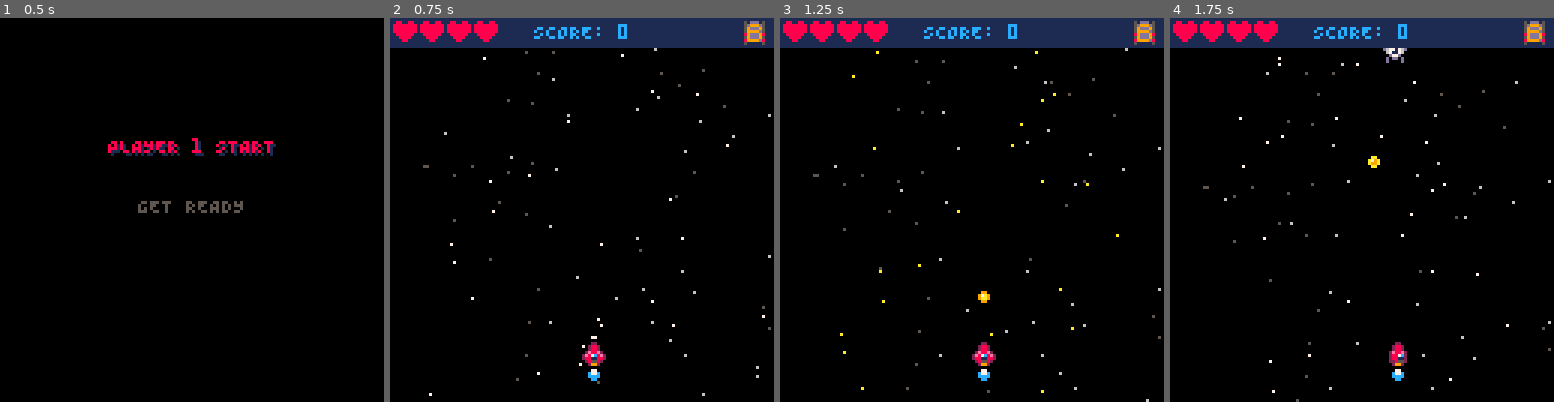
Above: before the commit, frames 1-4 (left to right).
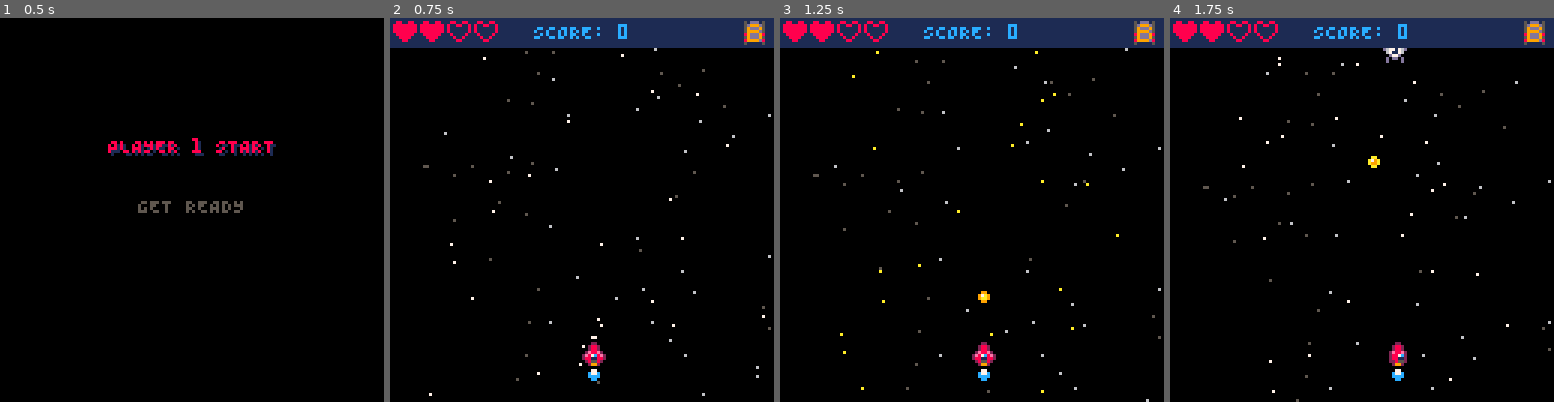
Above: after the commit, the same moments.

Repository: ProfSFrink/pico-8_shump_tutorial
Game: PICO-8 cartridge shump.p8
Two runs of this game, one before a commit and one after it. Both use one fixed random seed, a clock stepped at 60 frames per second and the inputs below.
Inputs:
- Up to frame 1 (0.5 s): tap X (X key) at 0.33 s
- Up to frame 2 (0.75 s): tap O (Z key) at 0.7 s
- Up to frame 3 (1.25 s): tap X (X key) at 1.07 s
- Up to frame 4 (1.75 s): hold Right from 1.6 s (still down); tap O (Z key) at 1.7 s

Frame 1 is identical in both runs. In frame 2, 0.3% of the frame differs, in the area x 15-28%, y 1-6%; in frame 3, 0.3%; in frame 4, 0.3%.

Commit message:
- (refactor) move ship to own class.

Diff:
--- /dev/null
+++ b/components/ship.lua
@@ -0,0 +1,120 @@
+-- Ship component logic.
+
+-- TODO: Animate the flame when the ship is moving up and down.
+
+-- Create a new ship with default properties.
+-- @return: A new ship object.
+function newShip()
+    -- Local reference to global scope.
+    local g = _g
+
+    return {
+		-- Starting position.
+		x = 64,
+		y = 108,
+		-- Speed the ship can move on each axis.
+		spdX = 2,
+		spdY = 2,
+        -- Ships current speed on each axis.
+        currSpdX = 0,
+		currSpdY = 0,
+        -- Starting ship sprite.
+        strtSpr = 3,
+		-- Current ship sprite.
+		currSpr = 3,
+		-- Ship flame start & end sprites.
+		flStrtSpr = 7,
+		flEndSpr = 11,
+        -- Current ship flame sprite.
+		flCurrSpr = 7,
+		-- Offset for bullets.
+		bullOffset = 3,
+		-- Size of muzzles flash.
+		muzzle = 0,
+		-- Invulnerability timer in frames.
+		invul = 0,
+		-- Death timer in frames.
+		dTimer = 0,
+
+        -- Update ship position and animation.
+        update = function(_ENV)
+            x += currSpdX
+            y += currSpdY
+
+            -- Check if we hit the
+            -- bounds of the screen.
+            x = mid(0, x, 120)
+            y = mid(0 + g.uiHeight, y, 120)
+
+            if invul > 0 then
+                invul -= 1
+            end
+
+            -- Animate ship flame.
+            flCurrSpr += 1
+            if flCurrSpr > flEndSpr then
+                flCurrSpr = flStrtSpr
+            end
+
+            -- Animate the muzzle flash.
+            if muzzle >= 0 then
+                muzzle -= 1
+            end
+        end,
+
+        -- Draw the ship and its flame.
+        draw = function(_ENV, gameT)
+            if invul <= 0 then
+                spr(currSpr, x, y)
+                spr(flCurrSpr, x, y + 8)
+            else
+                if sin(gameT / 5) < 0.1 then
+                    pal(2,6)
+                    spr(currSpr, x, y)
+                    spr(flCurrSpr, x, y + 8)
+                    pal()
+                end
+            end
+
+            -- Muzzle flash.
+            circfill(x + 3, y - 2, muzzle, 7)
+            circfill(x + 4, y - 2, muzzle, 7)
+        end,
+
+        -- Move the ship in a direction based on input.
+        -- @param button: The button index for the direction to move.
+        move = function(_ENV, button)
+            if button == "left" then
+                currSpr = 1
+                currSpdX = -spdX
+            elseif button == "right" then
+                currSpr = 5
+                currSpdX = spdX
+            elseif button == "up" then
+                currSpr = strtSpr
+                currSpdY = -spdY
+            elseif button == "down" then
+                currSpr = strtSpr
+                currSpdY = spdY
+            end
+        end,
+
+        -- Reset ship properties to default.
+        reset = function(_ENV)
+            currSpr = strtSpr
+            currSpdX = 0
+            currSpdY = 0
+        end,
+
+        -- Trigger death state.
+        dead = function(_ENV)
+            dTimer -= 1
+
+            if dTimer <= 0 then
+                return true
+            else
+                return false
+            end
+        end
+    }
+end
--- a/shump.p8
+++ b/shump.p8
@@ -8,6 +8,7 @@
 #include ./states/start.lua
 #include ./states/game.lua
 #include ./states/gameOver.lua
+#include ./components/ship.lua
 #include ./components/projectile.lua
 #include ./components/starfield.lua
 #include ./components/enemy.lua
--- a/states/game.lua
+++ b/states/game.lua
@@ -30,42 +30,13 @@
 			spawnX = ranInt(0, 120) }
 	}
 
-	-- Set up the ship.
-	-- x: X coordinate.
-	-- y: Y coordinate.
-	-- spdX: Speed in the x direction.
-	-- spdY: Speed in the y direction.
-	-- spr: Current ship sprite.
-	-- flStrtFram: Ship flame start frame.
-	-- flEndFram: Ship flame end frame.
-	-- bullOffset: Offset for where bullets spawn from the ship.
-	ship = {
-		-- Starting position.
-		x = 64,
-		y = 108,
-		-- Speed of the ship.
-		spdX = 2,
-		spdY = 2,
-		-- Current ship sprite.
-		spr = 3,
-		-- Ship flame start & end frame.
-		flStrtFram = 7,
-		flEndFram = 11,
-		flCurrFram = 7,
-		-- Offset for bullets.
-		bullOffset = 3,
-		-- Size of muzzles flash.
-		muzzle = 0,
-		-- Invulnerability timer in frames.
-		invul = 0,
-		-- Death timer in frames.
-		dTimer = 0
-	}
+	-- Setup player ship.
+	ship = newShip()
 
 	-- Setup player.
 	player = {
 		score = 0,
-		lives = 4,
+		lives = 2,
 		bombs = 2
 	}
 
@@ -101,35 +72,29 @@
 	proT -= 1
 
 	-- Reset ship sprite and speed.
-	ship.spr = 3
-	shipSpdX = 0
-	shipSpdY = 0
+	ship:reset()
 
 	-- Controls.
 
 	-- Checking for input.
 	-- Left arrow.
 	if btn(0) then
-		ship.spr = 1
-		shipSpdX = -ship.spdX
+		ship:move("left")
 	end
 
 	-- Right arrow.
 	if btn(1) then
-		ship.spr = 5
-		shipSpdX = ship.spdX
+		ship:move("right")
 	end
 
 	-- Up arrow.
 	if btn(2) then
-		ship.spr = 2
-		shipSpdY = -ship.spdY
+		ship:move("up")
 	end
 
 	-- Down arrow.
 	if btn(3) then
-		ship.spr = 2
-		shipSpdY = ship.spdY
+		ship:move("down")
 	end
 
 	-- Fire laser if Z pressed.
@@ -156,14 +121,8 @@
 		end
 	end
 
-	-- Move the ship.
-	ship.x = ship.x + shipSpdX
-	ship.y = ship.y + shipSpdY
-
-	-- Check if we hit the
-	-- bounds of the screen.
-	ship.x = mid(0, ship.x, 120)
-	ship.y = mid(0 + uiHeight, ship.y, 120)
+	-- Update ship position.
+	ship:update()
 
 	-- Trigger one-shot spawn events from frame schedule.
 	local nextSpawnEvent = spawnEvent[spawnEventIndex]
@@ -214,7 +173,7 @@
 			player.lives -= 1
 			e:hurt()
 			if player.lives <= 0 then
-				ship.dTimer = 15
+				ship.dTimer = 30
 				ship.invul = 30
 				spawnExp(ship.x, ship.y, 0, shipCols)
 				spawnShockWave(ship.x, ship.y, lgSwCfg)
@@ -225,25 +184,9 @@
 
 	end
 
-	if ship.invul > 0 then
-		ship.invul -= 1
-	end
-
-	-- Animate ship flame.
-	ship.flCurrFram += 1
-	if ship.flCurrFram > ship.flEndFram then
-		ship.flCurrFram = ship.flStrtFram
-	end
-
-	-- Animate the muzzle flash.
-	if ship.muzzle >= 0 then
-		ship.muzzle -= 1
-	end
-
 	-- Check for game over.
 	if player.lives <= 0 then
-		ship.dTimer -= 1
-		if ship.dTimer <= 0 then
+		if ship:dead() == false then
 			showGameOver()
 			return
 		end
@@ -262,19 +205,7 @@
 
 	-- Game screen.
 
-	-- Ship.
-
-	if ship.invul <= 0 then
-		spr(ship.spr, ship.x, ship.y)
-		spr(ship.flCurrFram, ship.x, ship.y + 8)
-	else
-		if sin(gameT / 5) < 0.1 then
-			pal(2,6)
-			spr(ship.spr, ship.x, ship.y)
-			spr(ship.flCurrFram, ship.x, ship.y + 8)
-			pal()
-		end
-	end
+	ship:draw(gameT)
 
 	-- Projectiles.
 	drawProjectiles()
@@ -290,11 +221,6 @@
 
 	-- Explosions.
 	drawExplosions()
-
-
-	-- Muzzle flash.
-	circfill(ship.x + 3, ship.y - 2, ship.muzzle, 7)
-	circfill(ship.x + 4, ship.y - 2, ship.muzzle, 7)
 
 	-- UI.
 
